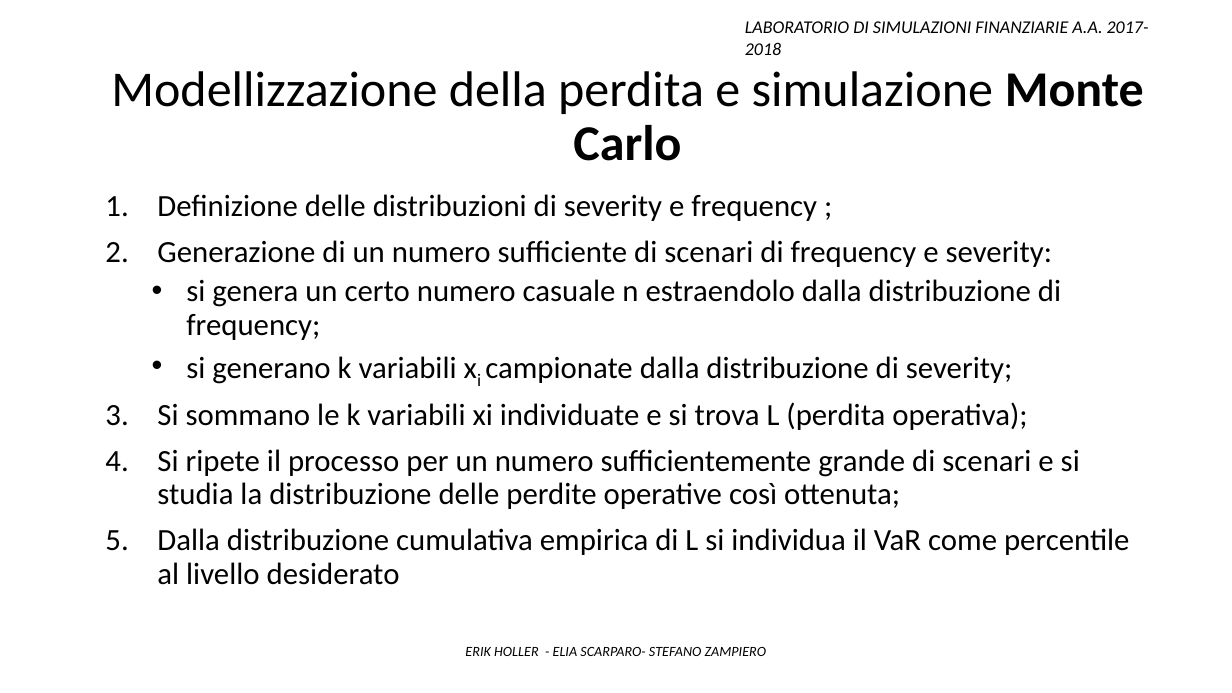
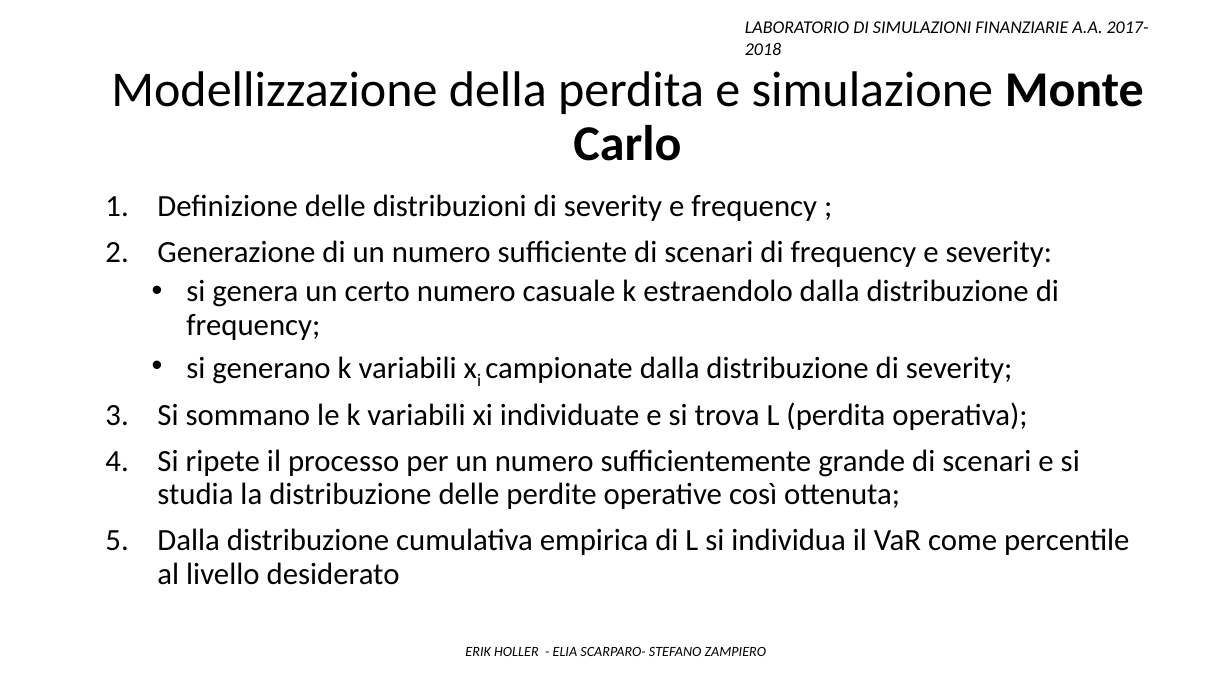
Before and after one commit to Stegirsanov/Laboratorio-di-simulazioni-finanziarie-project, a slide deck: slide 19 of Presentazione ppt/Presentazione_finale.pptx. Drawn at 1232x693 pixels with LibreOffice and Linux fonts; fonts in the diff are those of the drawing. Boxes give left, top, right and bottom in pixels: in the first picture for what was removed or moved away, otherwise in the second. Text is boxed around its words. In the diff, an @@ line names an element or a change of style, - is before the commit and + after.

```diff
--- a/Presentazione ppt/Presentazione_finale.pptx
+++ b/Presentazione ppt/Presentazione_finale.pptx
@@ text at [186, 279, 1059, 340]: text changed @@
-  • si genera un certo numero casuale n estraendolo dalla distribuzione di frequency;
+  • si genera un certo numero casuale k estraendolo dalla distribuzione di frequency;
```
Also in this commit, not shown: 4 other slides changed, 1 slide added, 1 slide removed, 2 other files.
